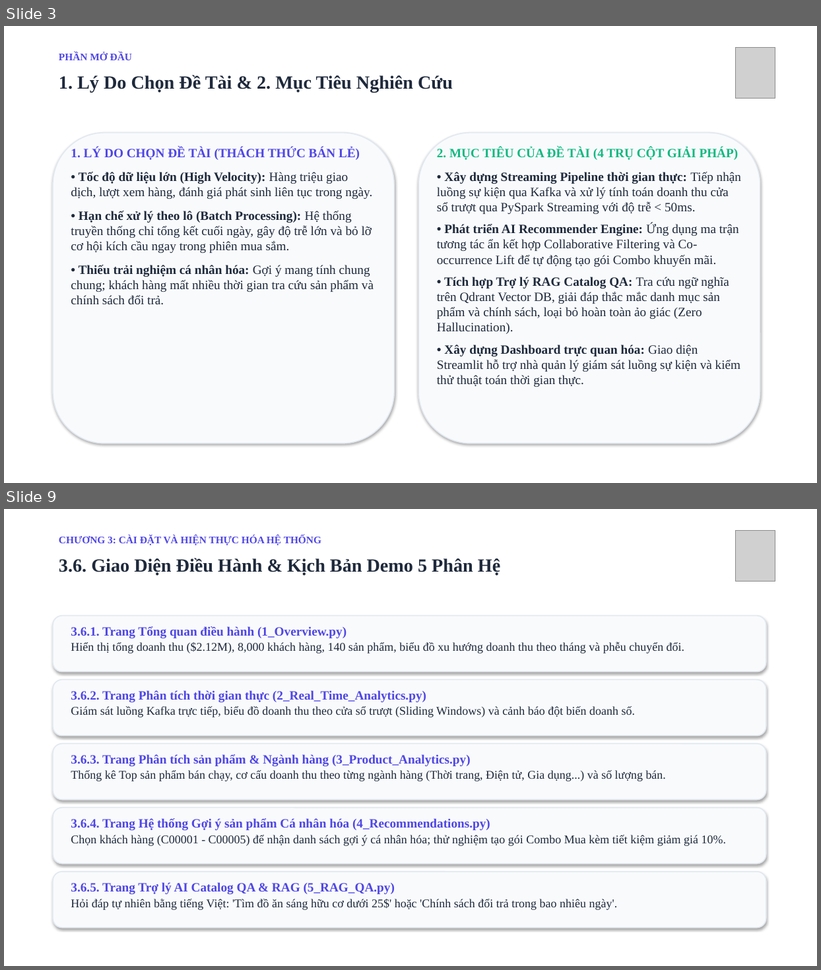
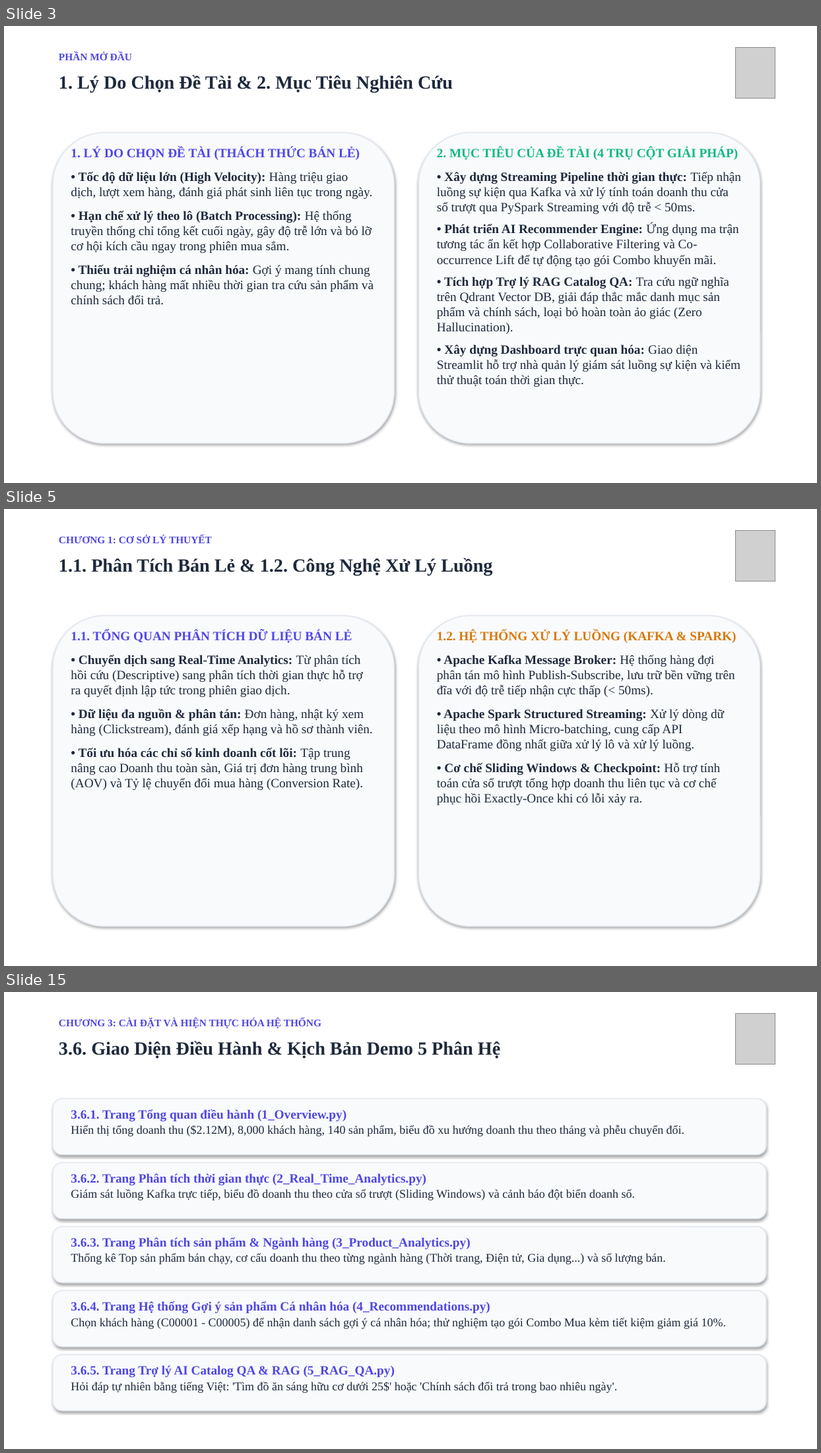
Before and after one commit to linhle100905/real-time-retail-analytics-platform, a slide deck: docs/Bao_Cao_Thuyet_Trinh_Do_An_Full.pptx. Shown one above the other, each under a label of ours: slides 3 and 9 before the commit, slides 3, 5 and 15 after it; the slides between them are not shown. The pictures are 821x970 and 821x1453 pixels, drawn with LibreOffice and Linux fonts; fonts in the diff are those of the drawing; grey boxes stand for pictures. Boxes give left, top, right and bottom in pixels: in the first picture for what was removed or moved away, otherwise in the second. Text is boxed around its words. In the diff, an @@ line names an element or a change of style, - is before the commit and + after.

```diff
--- a/docs/Bao_Cao_Thuyet_Trinh_Do_An_Full.pptx
+++ b/docs/Bao_Cao_Thuyet_Trinh_Do_An_Full.pptx
@@ slide 5 added at (4,509,817,966), background #FFFFFF @@
@@ text added at (59,535,212,543), 12 pt, text #4F46E5, bold @@
+CHƯƠNG 1: CƠ SỞ LÝ THUYẾT
@@ picture added at (736,530,776,582) @@
@@ text added at (59,558,492,575), 22 pt, text #1E293B, bold @@
+1.1. Phân Tích Bán Lẻ & 1.2. Công Nghệ Xử Lý Luồng
@@ rounded rectangle added at (53,616,395,927), fill #F8FAFC, outline #E2E8F0 1.2 pt @@
@@ rounded rectangle added at (418,616,760,927), fill #F8FAFC, outline #E2E8F0 1.2 pt @@
@@ text added at (71,630,373,790), 15 pt, text #1E293B @@
+1.1. TỔNG QUAN PHÂN TÍCH DỮ LIỆU BÁN LẺ
+• Chuyển dịch sang Real-Time Analytics: Từ phân tích hồi cứu (Descriptive) sang phân tích thời gian thực hỗ trợ ra quyết định lập tức trong phiên giao dịch.
+• Dữ liệu đa nguồn & phân tán: Đơn hàng, nhật ký xem hàng (Clickstream), đánh giá xếp hạng và hồ sơ thành viên.
+• Tối ưu hóa các chỉ số kinh doanh cốt lõi: Tập trung nâng cao Doanh thu toàn sàn, Giá trị đơn hàng trung bình (AOV) và Tỷ lệ chuyển đổi mua hàng (Conversion Rate).
@@ text added at (437,630,736,805), 15 pt, text #1E293B @@
+1.2. HỆ THỐNG XỬ LÝ LUỒNG (KAFKA & SPARK)
+• Apache Kafka Message Broker: Hệ thống hàng đợi phân tán mô hình Publish-Subscribe, lưu trữ bền vững trên đĩa với độ trễ tiếp nhận cực thấp (< 50ms).
+• Apache Spark Structured Streaming: Xử lý dòng dữ liệu theo mô hình Micro-batching, cung cấp API DataFrame đồng nhất giữa xử lý lô và xử lý luồng.
+• Cơ chế Sliding Windows & Checkpoint: Hỗ trợ tính toán cửa sổ trượt tổng hợp doanh thu liên tục và cơ chế phục hồi Exactly-Once khi có lỗi xảy ra.
@@ what was slide 9 is now slide 15 @@
```
Also in this commit, not shown: 5 slides changed, 7 other slides added, 2 slides removed.
